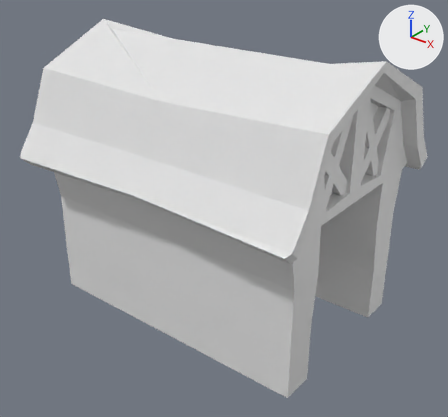
The Blender file raw/meshes/barn.blend: old version first, new version second.
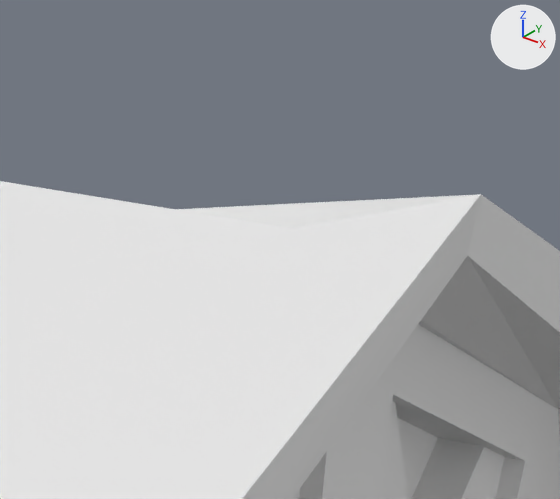
The first picture shows the older version from a 50 mm lens placed at (12.29, -15.27, 11.18), pointed at (0.33, -0.33, 1.91). The close-ups show both versions on the part from 66% to 90% of the width and 6% to 28% of the height of that picture. Arrows for +X, +Y and +Z are at upper right; the lights stay in place.

Script lines for the objects in view, before the commit:
```python
me_cube = bpy.data.meshes.new('Cube')
me_cube.from_pydata(...)  # 78 vertices, 49 faces; spans x 0.0..5.47, y -4.24..0.0, z -5.02..4.42
me_cube.materials.append(mat_material)  # white #e7e7e7
ob_cube = bpy.data.objects.new('Cube', me_cube)
ob_cube.location = (0.0, 0.0, 3.161)
_m = ob_cube.modifiers.new('Mirror', 'MIRROR')
_m.use_axis = (True, True, False)
_m.use_clip = True
```
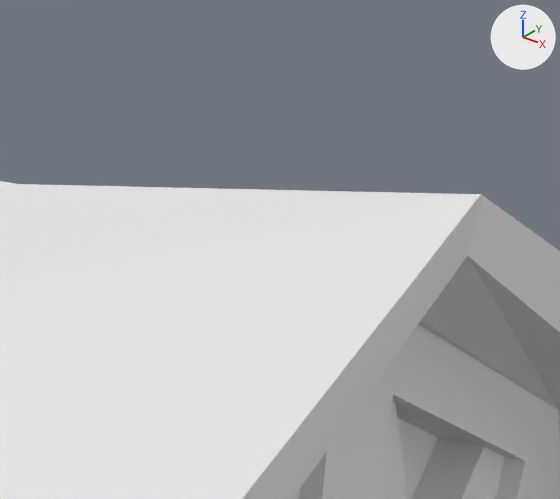
Scene script edits in JSON lines:
```json
{"block": "me_cube", "where": "me_cube.from_pydata(...)  # 78 vertices, 49 faces; spans x 0.0..5.47, y -4.24..0.0, z -5.02..4.42"}
{"block": "me_cube", "where": "# used by ob_cube; location = (0.0, 0.0, 3.161)"}
{"block": "me_cube", "change": "me_cube part 1"}
{"op": "set", "path": "me_cube.vertices[21].co", "old": "(5.07, 0.0, 4.12)", "new": "(2.87, 0.0, 4.12)", "note": "not seen -> pixel (18, 184)"}
```

What differs and where, as boxes [x1, y1, x2, y2] in the close-ups (560 x 499 px; the box of a moved part takes in the faces that stretch with it):
```json
{"part": 1, "of": "me_cube", "change": "moved or reshaped", "before": [19, 184, 481, 212], "after": [19, 184, 481, 212]}
```
